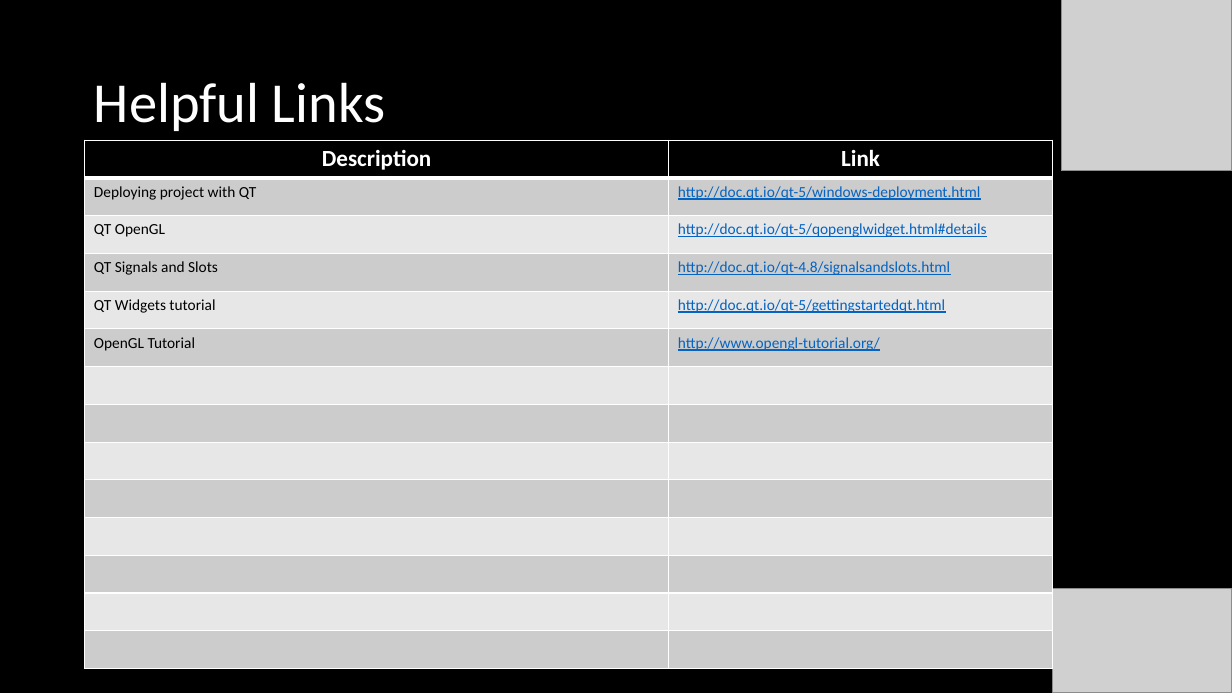
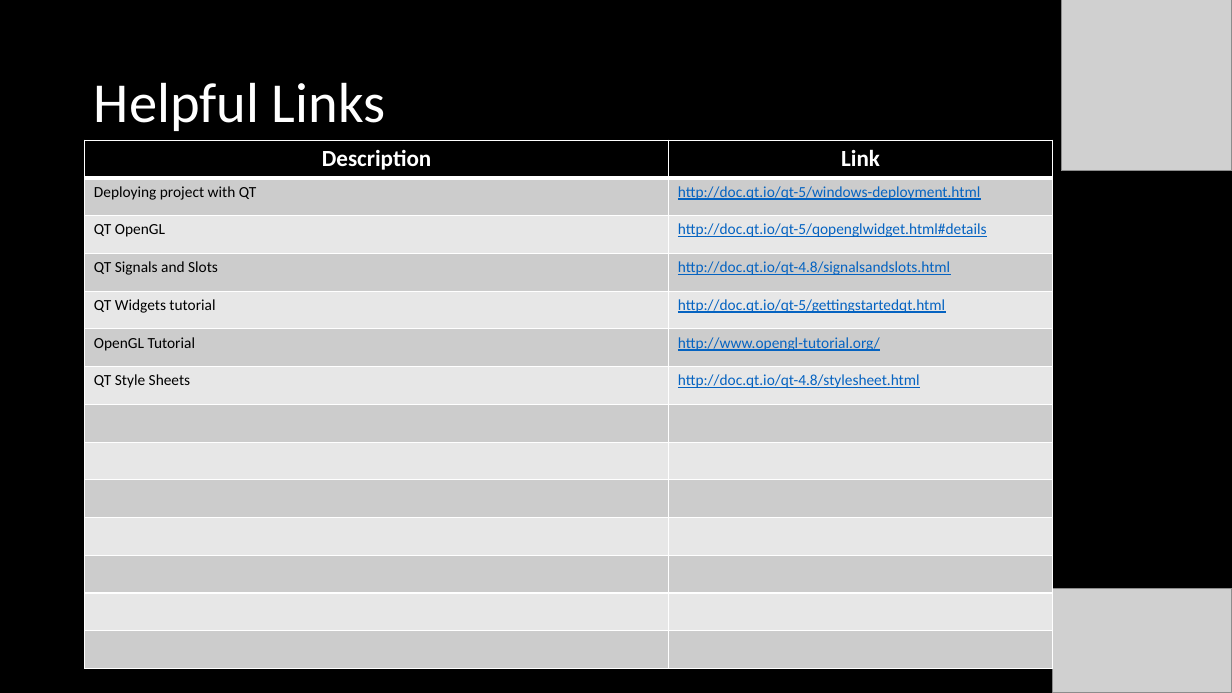
Before and after one commit to henry-valentine/COMPASS, a slide deck: slide 28 of documentation/COMPASS Project Status Document.pptx (slide 26 before the commit). Drawn at 1232x693 pixels with LibreOffice and Linux fonts; fonts in the diff are those of the drawing; grey boxes stand for pictures. Boxes give left, top, right and bottom in pixels: in the first picture for what was removed or moved away, otherwise in the second. Text is boxed around its words. In the diff, an @@ line names an element or a change of style, - is before the commit and + after.

```diff
--- a/documentation/COMPASS Project Status Document.pptx
+++ b/documentation/COMPASS Project Status Document.pptx
@@ table at (85,140,1054,669) @@
+row 7: QT Style Sheets | http://doc.qt.io/qt-4.8/stylesheet.html
-row 14:  | 
```
Also in this commit, not shown: 6 other slides changed, 2 slides added, 7 other files.
